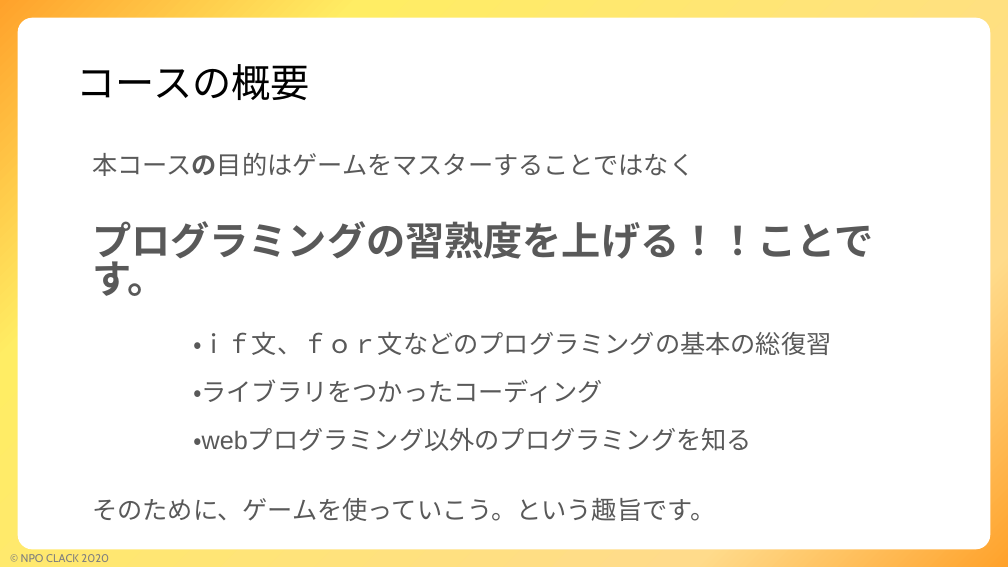
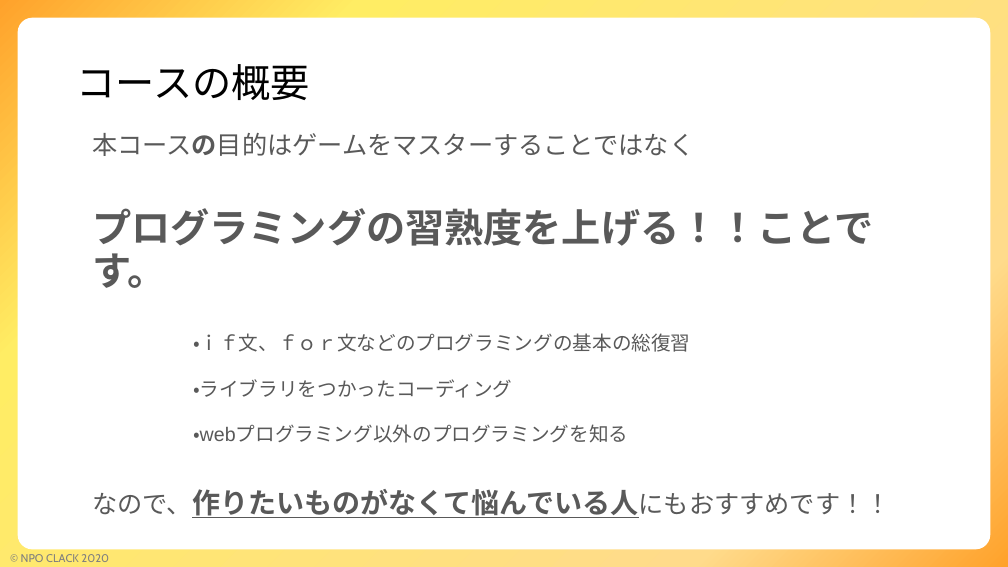
Before and after one commit to npo-clack/pygame, a slide deck: slide 4 of ゲームコース説明.pptx. Drawn at 1008x567 pixels with LibreOffice and Linux fonts; fonts in the diff are those of the drawing; background and template pictures are left out. Boxes give left, top, right and bottom in pixels: in the first picture for what was removed or moved away, otherwise in the second. Text is boxed around its words. In the diff, an @@ line names an element or a change of style, - is before the commit and + after.

```diff
--- a/ゲームコース説明.pptx
+++ b/ゲームコース説明.pptx
@@ text "本コースの目的はゲームをマスターすることではなく" moved from (x1=92, y1=153, x2=874, y2=521) to (x1=92, y1=133, x2=891, y2=518) @@
@@ text at (x1=92, y1=133, x2=874, y2=443): size 18 to 14 pt in "・ｉｆ文、ｆｏｒ文などのプログラミングの基本の総復習", "・ライブラリをつかったコーディング", "・webプログラミング以外のプログラミングを知る"; line spacing 0.8 to 0.9 @@
@@ text at (x1=92, y1=489, x2=891, y2=518): text changed; size 18 to 20 pt; bold on @@
-そのために、ゲームを使っていこう。という趣旨です。
+なので、作りたいものがなくて悩んでいる人にもおすすめです！！
```
Also in this commit, not shown: 1 other slide changed.
